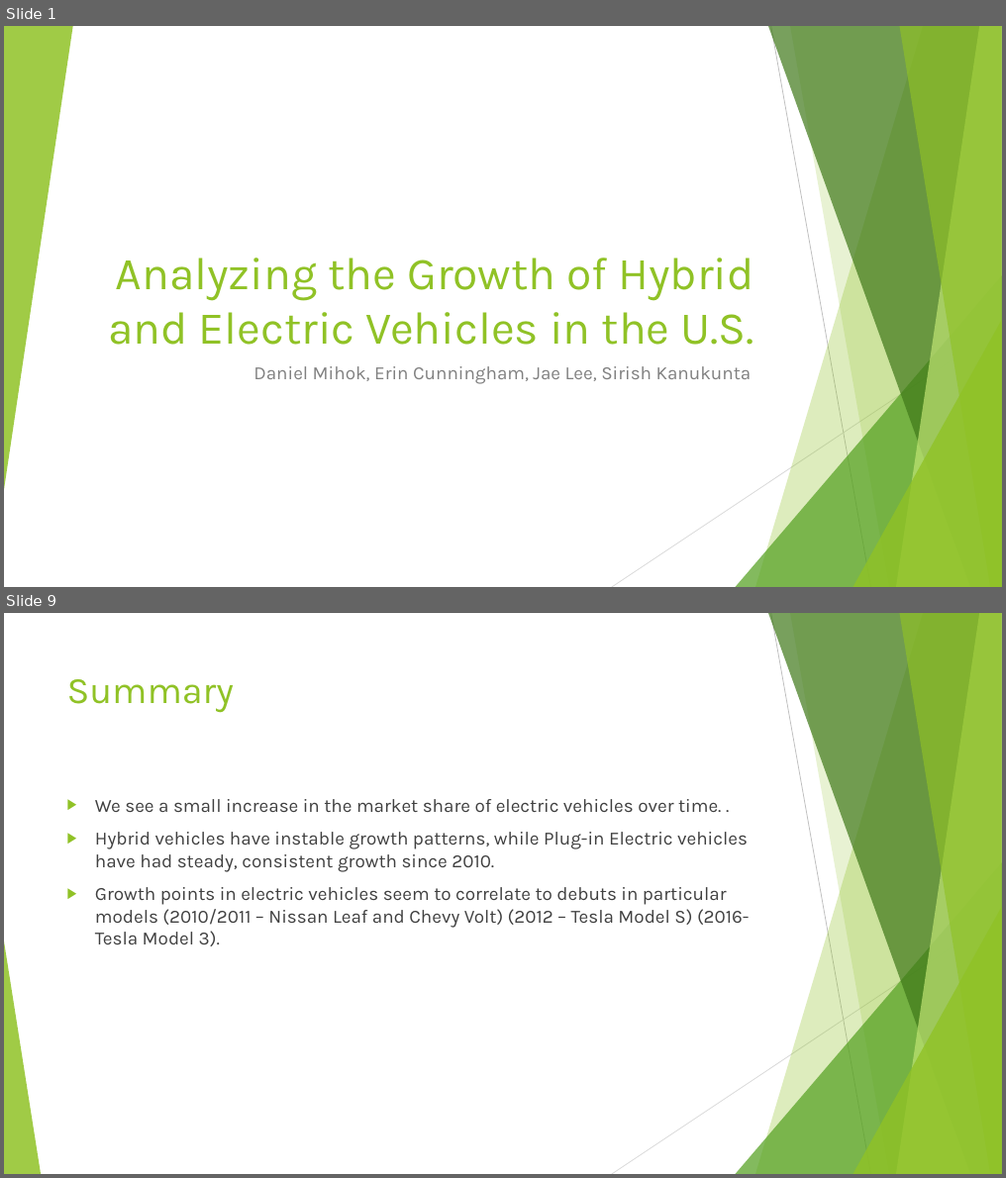
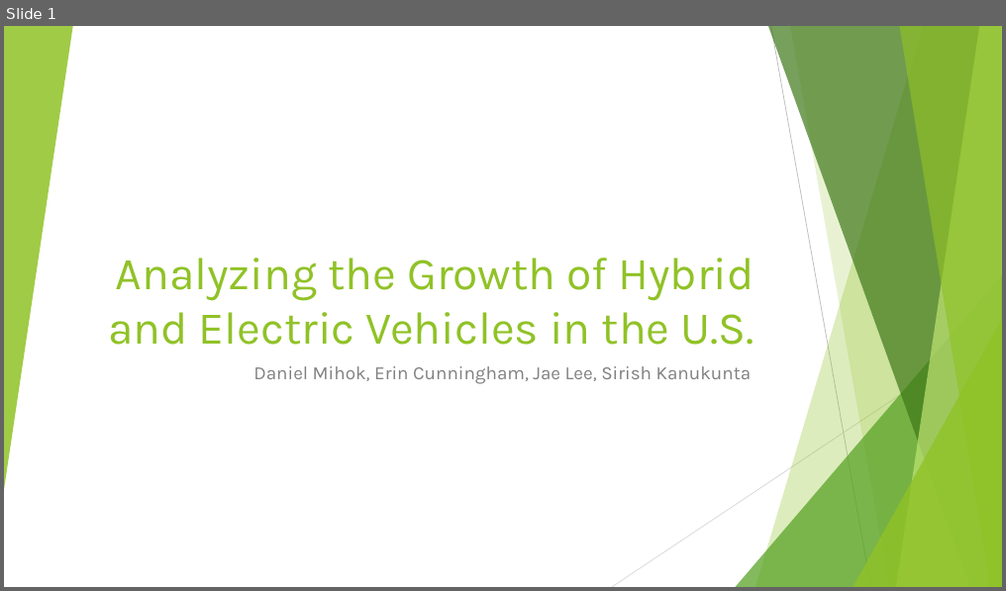
Before and after one commit to Barbara-Gordon/Team9, a slide deck: Presentation1.pptx. Shown one above the other, each under a label of ours: slides 1 and 9 before the commit, slide 1 after it; the slides between them are not shown. The pictures are 1006x1178 and 1006x591 pixels, drawn with LibreOffice and Linux fonts; fonts in the diff are those of the drawing. Boxes give left, top, right and bottom in pixels: in the first picture for what was removed or moved away, otherwise in the second. Text is boxed around its words. In the diff, an @@ line names an element or a change of style, - is before the commit and + after.

```diff
--- a/Presentation1.pptx
+++ b/Presentation1.pptx
@@ slide 9 removed at bbox=[4, 613, 1002, 1174], background #FFFFFF; not listed: 9 template elements that a slide beside it also shows @@
@@ title removed at bbox=[67, 679, 234, 713] @@
-Summary
@@ text removed at bbox=[95, 799, 748, 947] @@
-▶ We see a small increase in the market share of electric vehicles over time. .
-▶ Hybrid vehicles have instable growth patterns, while Plug-in Electric vehicles have had steady, consistent growth since 2010.
-▶ Growth points in electric vehicles seem to correlate to debuts in particular models (2010/2011 – Nissan Leaf and Chevy Volt) (2012 – Tesla Model S) (2016-Tesla Model 3).
@@ triangle removed at bbox=[4, 942, 41, 1174] @@
```
Also in this commit, not shown: 8 slides changed, 10 slides added, 17 other slides removed.
